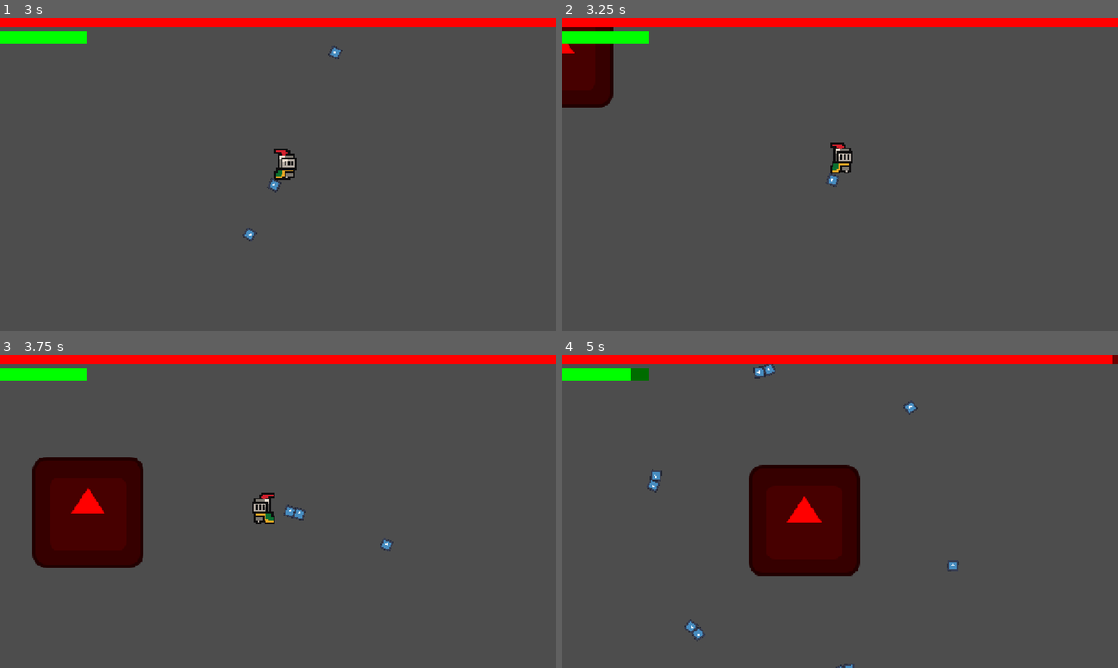
Above: before the commit, frames 1-4 (two rows, left to right).
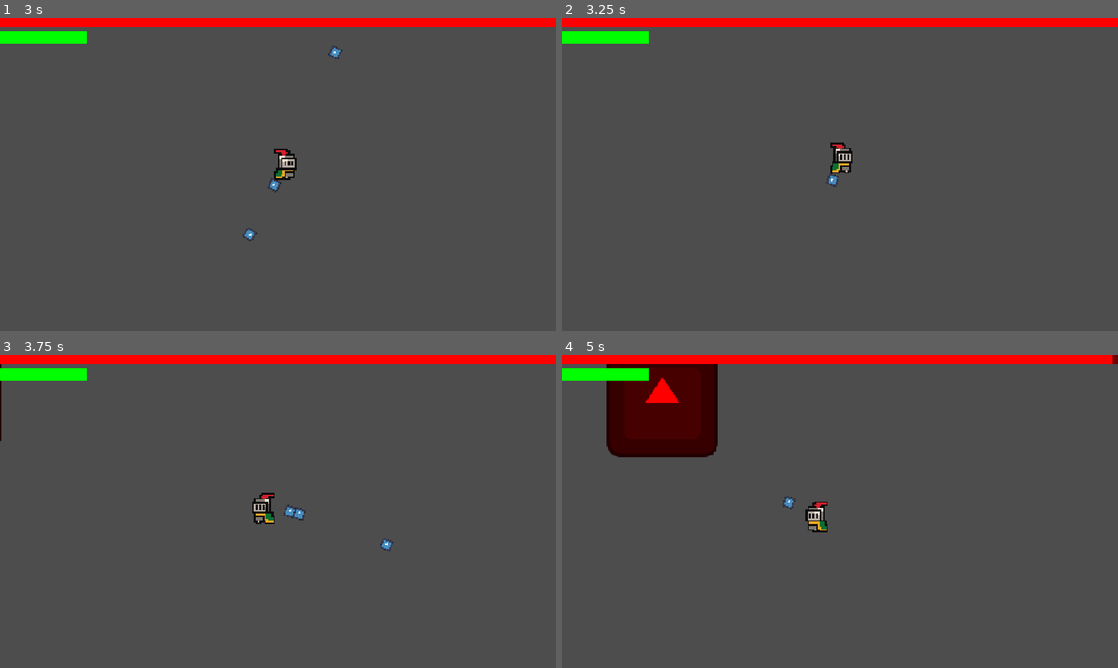
Above: after the commit, the same moments.

Repository: andyhi93/godot-FSM-boss-template
Game: Godot game, scene res://Scenes/Main.tscn
The game is run twice, just before and just after one commit, with the same random seed, the same clock (stepped at 60 frames per second) and the same inputs. The engine's default icon, where the game draws it, is replaced by a stand-in: a white triangle on a blue panel in a dark square.
Inputs (mouse positions are in pixels of both pictures, inside the frame that each line leads up to):
- Up to frame 1 (3 s): tap Enter at 0.5 s; move the mouse to (400, 158) at 0.52 s; press the mouse at (400, 158) at 0.53 s; hold D (move_right) 0.53-1.28 s; move the mouse to (166, 190) at 1.27 s; release the mouse at (166, 190) at 1.28 s; hold S (move_down) 1.28-2.03 s; click (166, 190) at 1.35 s; move the mouse to (333, 105) at 2.02 s; press the mouse at (333, 105) at 2.03 s; hold D (move_right) 2.03-2.78 s; move the mouse to (250, 237) at 2.77 s; release the mouse at (250, 237) at 2.78 s; hold W (move_up) from 2.78 s (still down); click (250, 237) at 2.85 s
- Up to frame 2 (3.25 s): keep holding W (move_up)
- Up to frame 3 (3.75 s): move the mouse to (444, 558) at 3.52 s; release W (move_up) at 3.53 s; press the mouse at (444, 558) at 3.53 s; hold A (move_left) from 3.53 s (still down)
- Up to frame 4 (5 s): keep holding A (move_left); move the mouse to (673, 464) at 4.27 s; release the mouse at (673, 464) at 4.28 s; click (673, 464) at 4.35 s

Frame 1 is identical in both runs. In frame 2, 2.0% of the frame differs, in the area x 0-10%, y 2-29%; in frame 3, 7.0%; in frame 4, 13%, in the area x 8-72%, y 2-100%.

Commit message:
Refactor Boss and FSM states into Week-1 Mad-Libs template

Diff:
--- a/Scenes/boss.tscn
+++ b/Scenes/boss.tscn
@@ -6,7 +6,6 @@
 [ext_resource type="Script" uid="uid://duw6eu3lt4g7m" path="res://Scripts/FSM/IdleState.gd" id="4_ukjjc"]
 [ext_resource type="PackedScene" uid="uid://b1ffqx8v7b1dc" path="res://Scenes/bullet.tscn" id="4_yq25j"]
 [ext_resource type="Script" uid="uid://25f4q8q40yat" path="res://Scripts/FSM/DashState.gd" id="5_n725y"]
-[ext_resource type="Script" uid="uid://dv1h1asx1c064" path="res://Scripts/FSM/ShootState.gd" id="7_odcco"]
 
 [sub_resource type="RectangleShape2D" id="RectangleShape2D_wwfse"]
 size = Vector2(250, 250)
@@ -44,7 +43,4 @@
 [node name="Dash" type="Node2D" parent="States" unique_id=197187039]
 script = ExtResource("5_n725y")
 
-[node name="Shoot" type="Node2D" parent="States" unique_id=1472722649]
-script = ExtResource("7_odcco")
-
 [connection signal="body_entered" from="DamageAura" to="." method="_on_damage_aura_body_entered"]
--- a/Scripts/Boss/boss.gd
+++ b/Scripts/Boss/boss.gd
@@ -1,84 +1,45 @@
-# res://Scripts/Boss/boss.gd
 extends Core
 class_name Boss
 
 @onready var idle_state: State = $States/Idle
 @onready var dash_state: State = $States/Dash
-@onready var shoot_state: State = $States/Shoot
-
-@onready var shooter: Shooter = $Shooter
 
 var player: Node2D
 var dash_direction: Vector2 = Vector2.ZERO
 
 func init_behavior():
 	player = get_tree().get_first_node_in_group("Player")
-
-	# 💡 防呆報錯：檢查節點是否有掛好
-	if idle_state == null:
-		push_error("🚨 嚴重錯誤：Boss 找不到 Idle 狀態節點！")
-		return
-
 	set_state(idle_state)
 
 func _physics_process(delta):
 	if is_dead: return
 
-	# --- 🏃 肉體執行區：根據當前狀態，決定物理速度 ---
-	if state == idle_state or state == shoot_state:
-		velocity = Vector2.ZERO # 發呆跟射擊時，停在原地
-
-	elif state == dash_state:
-		# 讀取 DashState 的計時器來決定行為
-		if state.time < 1.0:
-			velocity = Vector2.ZERO # 蓄力前搖 1 秒
-		else:
-			velocity = dash_direction * 800.0 # 衝刺！
+	# --- 🏃 物理行為區 ---
+	# TODO: 請根據目前的狀態 (state) 來設定 velocity (速度)
+	# 例如：Idle 時速度為 0，Dash 時根據 dash_direction 移動
 
 	super._physics_process(delta)
 
-# --- 🧠 大腦決策區：集中管理所有狀態切換 ---
+# --- 🧠 大腦決策區 ---
 func select_state():
-	# 防禦性程式設計
-	if idle_state == null or dash_state == null or shoot_state == null:
+	# 檢查狀態是否都已定義
+	if idle_state == null or dash_state == null:
 		return
 
-	if state == idle_state:
-		# 1. 發呆結束 -> 準備衝撞，先算好方向再切換
-		if player:
-			dash_direction = (player.global_position - global_position).normalized()
-		else:
-			dash_direction = Vector2.RIGHT
-		set_state(dash_state)
-		print("👹 Boss 決策 -> 鎖定玩家衝撞 (Dash)")
+	# 檢查目前的狀態是否執行完畢 (is_complete)
+	if not state.is_complete:
+		return
 
-	elif state == dash_state:
-		# 2. 衝撞結束 -> 切換到全方位射擊
-		set_state(shoot_state)
-		print("👹 Boss 決策 -> 開始全方位射擊 (Shoot)")
+	# TODO: 請在此處實作 Boss 的狀態切換流程
+	# 例如：如果目前是 idle，就計算衝刺方向並切換到 dash
+	# 如果目前是 dash，就切回 idle
 
-	elif state == shoot_state:
-		# 3. 射擊結束 -> 回到發呆
-		set_state(idle_state)
-		print("👹 Boss 決策 -> 休息發呆 (Idle)")
+# 當玩家撞進 Boss 的攻擊範圍時觸發
+func _on_damage_aura_body_entered(body: Node2D) -> void:
+	if body.is_in_group("Player") and body.has_method("take_damage"):
+		body.take_damage(2)
+		print("💥 Boss 擊中玩家！")
 
-# --- 🔫 提供給 ShootState 呼叫的武器開火指令 ---
-func execute_ring_attack():
-	if shooter:
-		shooter.fire_ring(12, 400.0)
-	else:
-		push_warning("⚠️ Boss 嘗試開火，但找不到 Shooter 節點！")
-
-
-# 當有實體(body)撞進 Boss 的傷害光環時觸發
-func _on_damage_aura_body_entered(body: Node2D) -> void:
-	# 檢查撞進來的是不是玩家
-	if body.is_in_group("Player"):
-		# 檢查玩家身上有沒有受傷的函式
-		if body.has_method("take_damage"):
-			body.take_damage(2) # 衝撞傷害，一次扣 20 滴血！
-			print("💥 Boss 撞擊！玩家受到 2 點傷害！")
 func die():
 	super.die()
-	print("💀 Boss死亡！")
 	queue_free()
--- a/Scripts/FSM/DashState.gd
+++ b/Scripts/FSM/DashState.gd
@@ -1,5 +1,25 @@
-# res://Scripts/Boss/DashState.gd
 extends State
-func do_update(_delta):
-	if time > 1.5: # 蓄力 1.0s + 衝刺 0.5s = 1.5s 標記完成
-		is_complete = true
+
+var dash_direction: Vector2 = Vector2.ZERO
+
+func enter():
+	super.enter()
+	# 💡 已經幫你算好衝撞方向了！(向量數學較複雜，這裡先幫你寫好)
+	if core.player:
+		dash_direction = (core.player.global_position - core.global_position).normalized()
+	else:
+		dash_direction = Vector2.RIGHT
+
+#func do_update(_delta: float):
+
+	# --- 🏃 肉體執行區 ---
+	# TODO 1：設計衝撞節奏
+	# 如果時間 (time) 小於 1.0 秒：
+		# 讓 core.velocity 等於 Vector2.ZERO (原地蓄力前搖)
+	# 否則 (代表時間大於 1.0 秒)：
+		# 讓 core.velocity 等於 dash_direction 乘上 800.0 (高速衝刺！)
+
+
+
+	# --- ⏱️ 任務結算區 ---
+	# TODO 2：如果時間超過 1.5 秒 (蓄力 1.0s + 衝刺 0.5s)，標記任務完成
--- a/Scripts/FSM/IdleState.gd
+++ b/Scripts/FSM/IdleState.gd
@@ -1,5 +1,12 @@
-# res://Scripts/Boss/IdleState.gd
 extends State
-func do_update(_delta):
-	if time > 2.0: # 時間大於兩秒，標記完成
-		is_complete = true
+
+# 💡 物理與控制提示：
+# - 控制速度：修改 `core.velocity` (例如：Vector2.ZERO 是靜止)
+# - 計時器：變數 `time` 會自動記錄進入這個狀態後經過了幾秒
+# - 任務完成：把 `is_complete` 設為 true，大腦就會接手切換下一招
+
+#func do_update(_delta: float):
+	# TODO 1：讓 Boss 停在原地不准動
+
+
+	# TODO 2：如果發呆時間 (time) 超過 2.0 秒，標記狀態為完成 (is_complete)
--- a/Scripts/FSM/ShootState.gd
+++ /dev/null
@@ -1,20 +0,0 @@
-# res://Scripts/Boss/ShootState.gd
-extends State
-
-var has_fired: bool = false
-
-func enter():
-	super.enter()
-	has_fired = false # 每次進入狀態時重置開火標記
-
-func fixed_do(_delta: float):
-	# 節奏設計：蓄力 0.5 秒後瞬間開火
-	if time > 0.5 and not has_fired:
-		# 呼叫大腦去扣扳機
-		if core.has_method("execute_ring_attack"):
-			core.execute_ring_attack()
-		has_fired = true
-
-	# 節奏設計：開火後維持帥氣姿勢 1 秒鐘，然後標記動作結束 (0.5 + 1.0 = 1.5)
-	if time > 1.5:
-		is_complete = true
--- a/Scripts/Player.gd
+++ b/Scripts/Player.gd
@@ -65,12 +65,10 @@
 		# 如果正在移動，且目前不是 walk 狀態，就切換過去
 		if state != walk_state:
 			set_state(walk_state)
-			print("🏃 玩家切換狀態 -> Walk") # 幫助學員在 Console 看清狀態流動
 	else:
 		# 如果沒有移動，且目前不是 idle 狀態，就切換過去
 		if state != idle_state:
 			set_state(idle_state)
-			print("🧍 玩家切換狀態 -> Idle")
 
 func shoot():
 	# 💡 防呆報錯 3：新手最常忘記把子彈場景拖曳到 Inspector！
Not shown, removed: Scripts/FSM/ShootState.gd.uid
